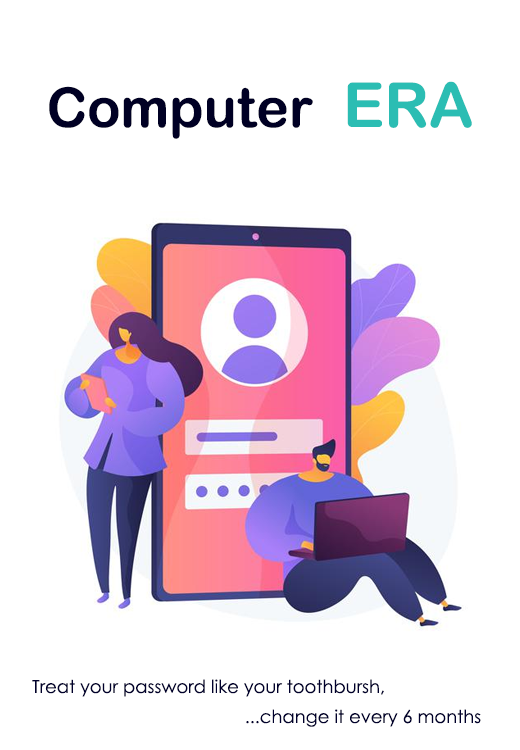
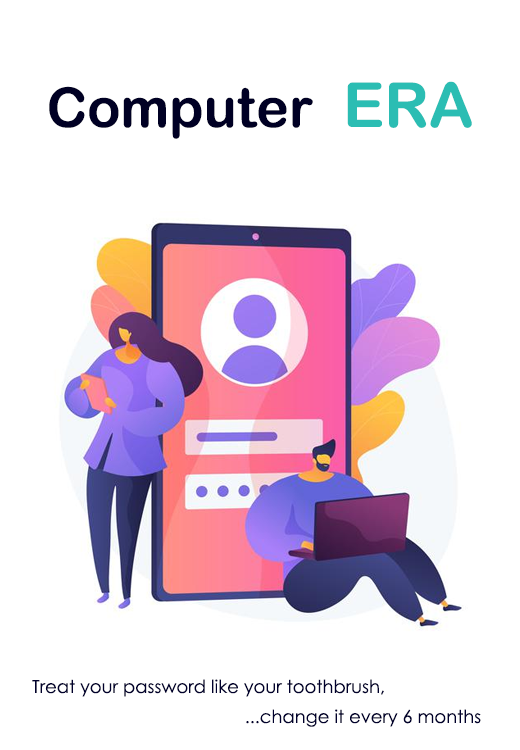
Layer changes from the first 520 x 750 image to the second:
renamed "Treat your password like your toothbursh," to "Treat your password like your toothbrush,", painted on it over (x1=346, y1=683, x2=363, y2=694)
